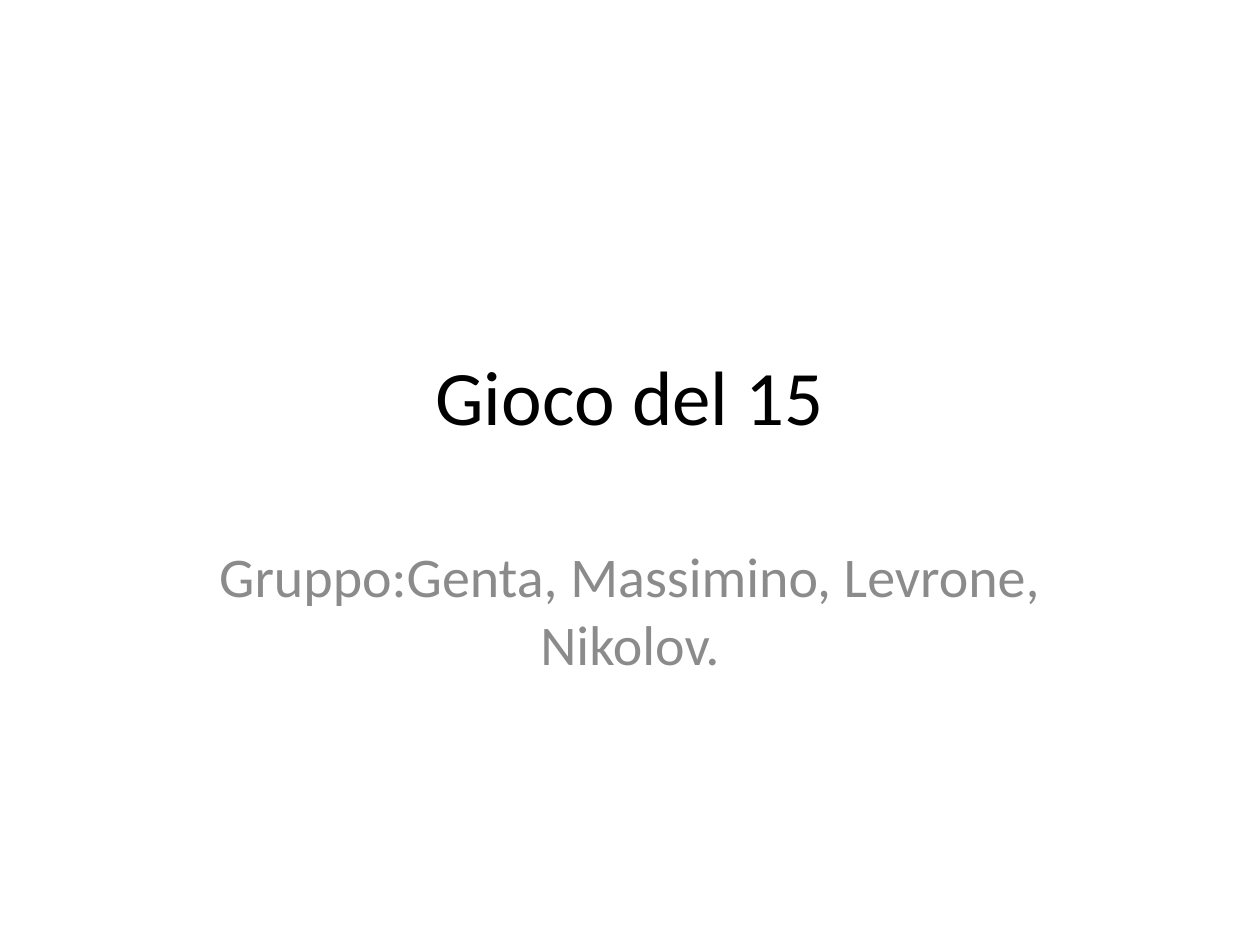
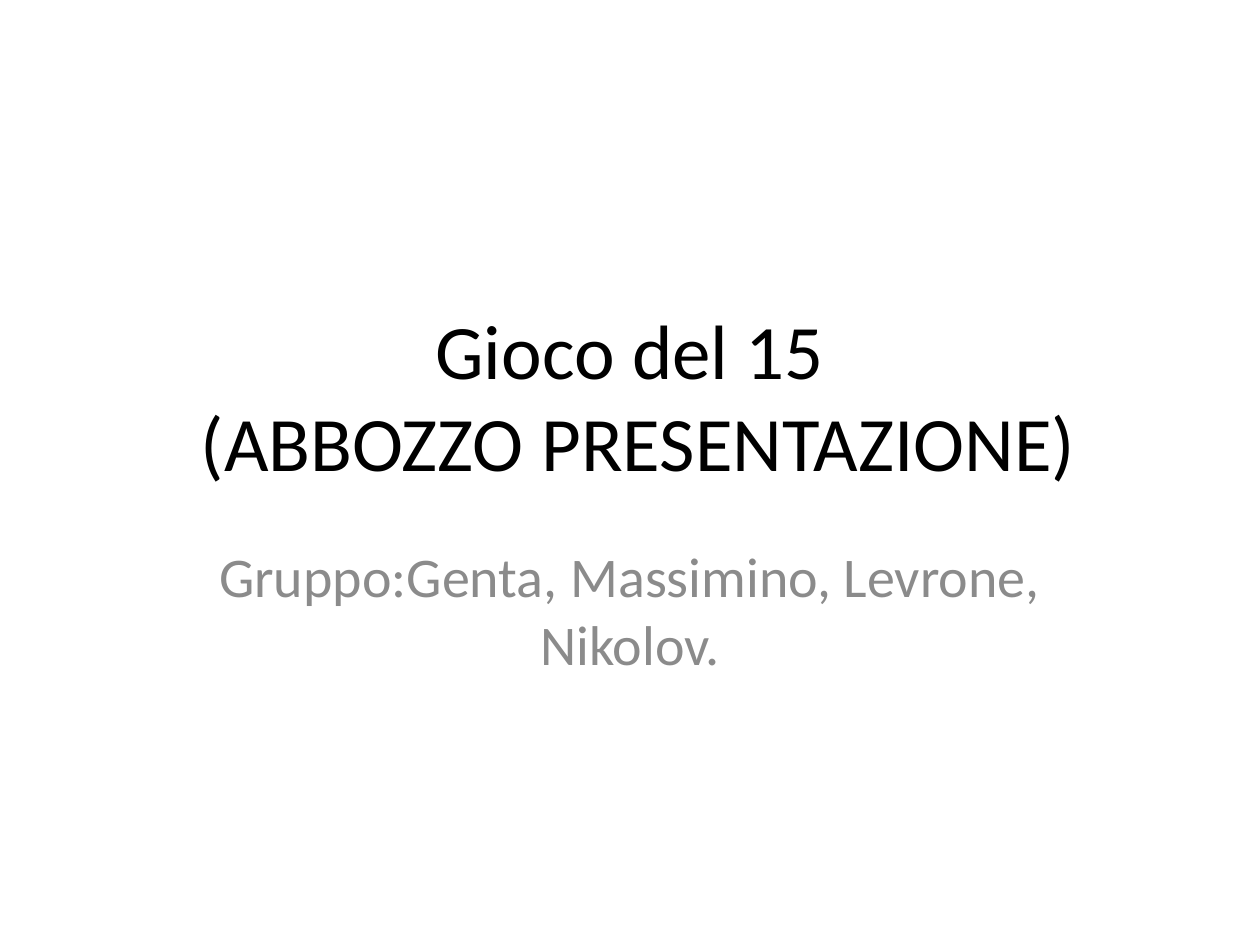
Before and after one commit to danielegenta/ProjectTPSI, a slide deck: slide 1 of Presentazione.pptx. Drawn at 1260x945 pixels with LibreOffice and Linux fonts; fonts in the diff are those of the drawing. Boxes give left, top, right and bottom in pixels: in the first picture for what was removed or moved away, otherwise in the second. Text is boxed around its words. In the diff, an @@ line names an element or a change of style, - is before the commit and + after.

```diff
--- a/Presentazione.pptx
+++ b/Presentazione.pptx
@@ title at [201,325,1075,482]: text changed @@
-Gioco del 15
+Gioco del 15
+(ABBOZZO PRESENTAZIONE)
```
Also in this commit, not shown: 1 other slide changed, 2 slides added, 1 slide removed.
